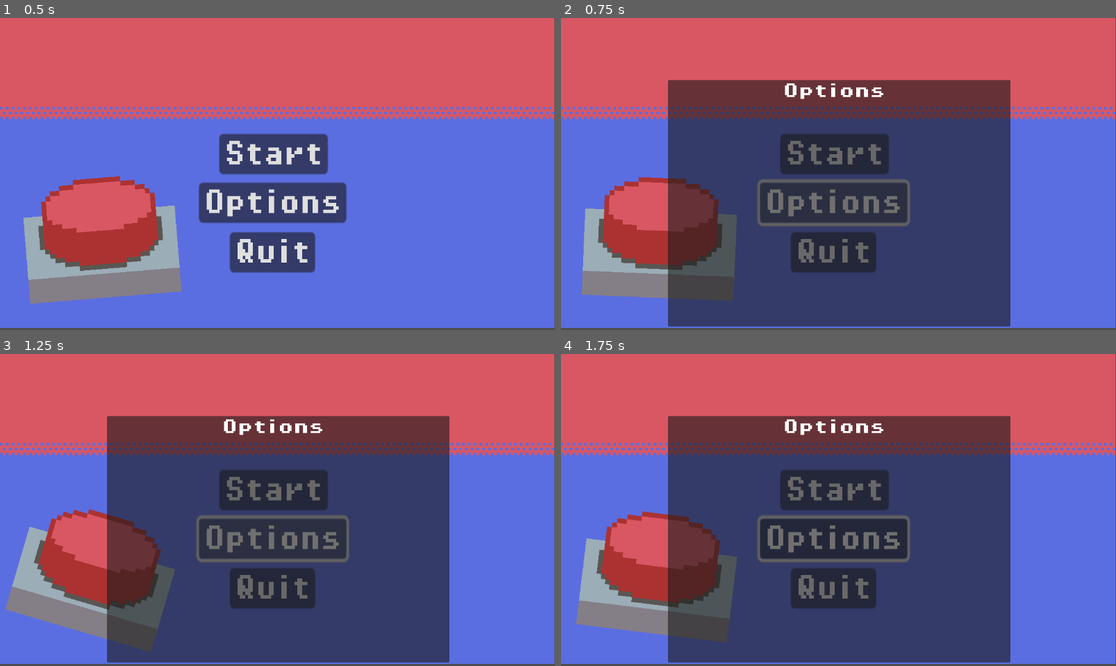
Above: before the commit, frames 1-4 (two rows, left to right).
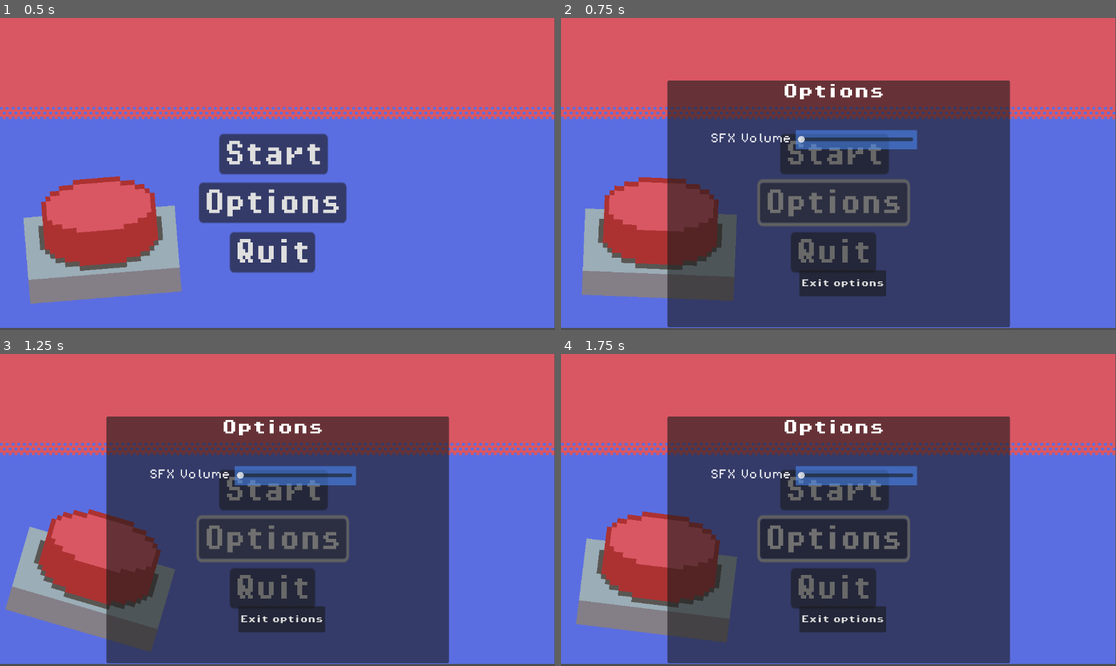
Above: after the commit, the same moments.

Repository: George101-dev/Click
Game: Godot game, scene res://main_menu.tscn
The game is run twice, just before and just after one commit, with the same random seed, the same clock (stepped at 60 frames per second) and the same inputs.
Inputs:
- Up to frame 1 (0.5 s): no input
- Up to frame 2 (0.75 s): click "Options" at 0.5 s
- Up to frame 3 (1.25 s): no input
- Up to frame 4 (1.75 s): click "Start" at 1.25 s

Frame 1 is identical in both runs. In frame 2, 3.2% of the frame differs, in the area x 19-81%, y 19-100%; in frame 3, 3.2%; in frame 4, 3.2%.

Commit message:
menu_update

Diff:
--- a/button.tscn
+++ b/button.tscn
@@ -119,6 +119,7 @@
 [node name="ClickSound" type="AudioStreamPlayer2D" parent="."]
 stream = ExtResource("4_lt4la")
 volume_db = -6.0
+bus = &"SFX"
 
 [node name="Upgrade_CoinsOnClick" parent="." instance=ExtResource("5_4amfo")]
 position = Vector2(209, 91)
--- a/crit_multiplier_upgrade.tscn
+++ b/crit_multiplier_upgrade.tscn
@@ -74,3 +74,4 @@
 
 [node name="ClickSound" type="AudioStreamPlayer2D" parent="."]
 stream = ExtResource("4_hh75t")
+bus = &"SFX"
--- /dev/null
+++ b/default_bus_layout.tres
@@ -0,0 +1,9 @@
+[gd_resource type="AudioBusLayout" format=3 uid="uid://cj0g0xkaxc8os"]
+
+[resource]
+bus/1/name = &"SFX"
+bus/1/solo = false
+bus/1/mute = false
+bus/1/bypass_fx = false
+bus/1/volume_db = 0.0
+bus/1/send = &"Master"
--- a/main.gd
+++ b/main.gd
@@ -4,4 +4,4 @@
 	$Fade_transition.show()
 	$Fade_transition/AnimationPlayer.play("fade_out")
 	await get_tree().create_timer(1).timeout
-	$Fade_transition.queue_free()
+	$Fade_transition.hide()
--- a/main_menu.gd
+++ b/main_menu.gd
@@ -9,7 +9,8 @@
 	$Fade_transition/AnimationPlayer.play("fade_in")
 
 func _on_options_pressed() -> void:
-	$Panel.show()
+	$OptionsMenu.show()
+
 
 
 
--- a/main_menu.tscn
+++ b/main_menu.tscn
@@ -1,10 +1,11 @@
-[gd_scene load_steps=9 format=3 uid="uid://4c0t06odni6m"]
+[gd_scene load_steps=10 format=3 uid="uid://4c0t06odni6m"]
 
 [ext_resource type="Script" uid="uid://d26485djak7av" path="res://main_menu.gd" id="1_7vrkn"]
 [ext_resource type="FontFile" uid="uid://vh3a4o7wid0j" path="res://PixelOperator8-Bold.ttf" id="2_fu7sn"]
 [ext_resource type="Texture2D" uid="uid://suwdtdktciu8" path="res://MainMenu_background_Sprite.png" id="2_jix8l"]
 [ext_resource type="Texture2D" uid="uid://cyvkdpuiaon63" path="res://b.png" id="4_jix8l"]
 [ext_resource type="PackedScene" uid="uid://cjtvnwbmnmcwn" path="res://fade_transition.tscn" id="5_glbon"]
+[ext_resource type="PackedScene" uid="uid://cen7t36mmf470" path="res://optionsMenu.tscn" id="6_nlkkf"]
 
 [sub_resource type="Animation" id="Animation_glbon"]
 length = 0.001
@@ -110,23 +111,12 @@
 
 [node name="Fade_Timer" type="Timer" parent="Fade_transition"]
 
-[node name="Panel" type="Panel" parent="."]
+[node name="OptionsMenu" parent="." instance=ExtResource("6_nlkkf")]
 visible = false
-offset_left = 222.0
-offset_top = 129.0
-offset_right = 933.0
-offset_bottom = 641.0
-
-[node name="Label" type="Label" parent="Panel"]
-layout_mode = 0
-offset_left = 208.0
-offset_top = 7.0
-offset_right = 483.0
-offset_bottom = 71.0
-theme_override_fonts/font = ExtResource("2_fu7sn")
-theme_override_font_sizes/font_size = 32
-text = "Options"
-horizontal_alignment = 1
+offset_left = 221.0
+offset_top = 130.0
+offset_right = 932.0
+offset_bottom = 642.0
 
 [connection signal="pressed" from="Button manager/Start" to="." method="_on_start_pressed"]
 [connection signal="pressed" from="Button manager/Options" to="." method="_on_options_pressed"]
--- /dev/null
+++ b/optionsMenu.tscn
@@ -0,0 +1,58 @@
+[gd_scene load_steps=4 format=3 uid="uid://cen7t36mmf470"]
+
+[ext_resource type="Script" uid="uid://dnln87nvxksq6" path="res://options_menu.gd" id="1_2n46e"]
+[ext_resource type="FontFile" uid="uid://vh3a4o7wid0j" path="res://PixelOperator8-Bold.ttf" id="1_elxip"]
+[ext_resource type="FontFile" uid="uid://cvknreo7pfwob" path="res://PixelOperator8.ttf" id="2_2n46e"]
+
+[node name="OptionsMenu" type="Panel"]
+offset_left = 1.0
+offset_right = 712.0
+offset_bottom = 512.0
+script = ExtResource("1_2n46e")
+
+[node name="Label" type="Label" parent="."]
+layout_mode = 0
+offset_left = 208.0
+offset_top = 7.0
+offset_right = 483.0
+offset_bottom = 71.0
+theme_override_fonts/font = ExtResource("1_elxip")
+theme_override_font_sizes/font_size = 32
+text = "Options"
+horizontal_alignment = 1
+
+[node name="ColorRect" type="ColorRect" parent="."]
+layout_mode = 0
+offset_left = 266.0
+offset_top = 103.0
+offset_right = 518.0
+offset_bottom = 143.0
+color = Color(0.294118, 0.560784, 1, 0.52549)
+
+[node name="HSlider" type="HSlider" parent="."]
+layout_mode = 0
+offset_left = 270.0
+offset_top = 114.0
+offset_right = 510.0
+offset_bottom = 130.0
+
+[node name="Label2" type="Label" parent="."]
+layout_mode = 0
+offset_left = 89.0
+offset_top = 110.0
+offset_right = 257.0
+offset_bottom = 133.0
+theme_override_fonts/font = ExtResource("2_2n46e")
+theme_override_font_sizes/font_size = 20
+text = "SFX Volume"
+
+[node name="Button" type="Button" parent="."]
+layout_mode = 0
+offset_left = 274.0
+offset_top = 394.0
+offset_right = 445.0
+offset_bottom = 448.0
+theme_override_fonts/font = ExtResource("1_elxip")
+text = "Exit options"
+
+[connection signal="pressed" from="Button" to="." method="_on_button_pressed"]
--- /dev/null
+++ b/options_menu.gd
@@ -0,0 +1,10 @@
+extends Panel
+
+var button_Type = null
+
+
+
+
+func _on_button_pressed() -> void:
+	button_Type = "exit options"
+	$".".hide()
--- a/upgrade_coins_on_click.tscn
+++ b/upgrade_coins_on_click.tscn
@@ -76,3 +76,4 @@
 
 [node name="ClickSound" type="AudioStreamPlayer2D" parent="."]
 stream = ExtResource("4_jlos8")
+bus = &"SFX"
--- a/upgrade_cps.tscn
+++ b/upgrade_cps.tscn
@@ -74,3 +74,4 @@
 
 [node name="ClickSound" type="AudioStreamPlayer2D" parent="."]
 stream = ExtResource("4_1qe8t")
+bus = &"SFX"
Not shown, added: options_menu.gd.uid
